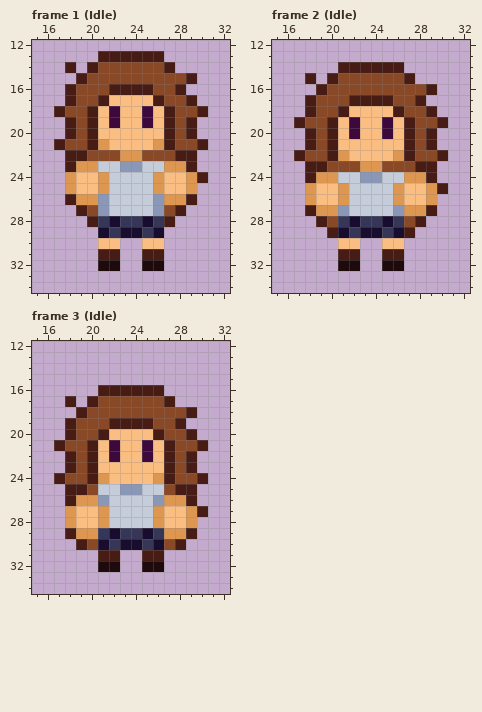
Two versions of one pixel-art file, DetentionProject/Aseprite/Npc's/Maria.aseprite. The picture above was drawn from the file before the commit.
48x48 pixels, 4 frames. Shown: frame 1 (Idle): x 15..32, y 12..34; frame 2 (Idle): x 15..32, y 12..34; frame 3 (Idle): x 15..32, y 12..34. The commit also changed other frames, which this record leaves out.
Now the later version:
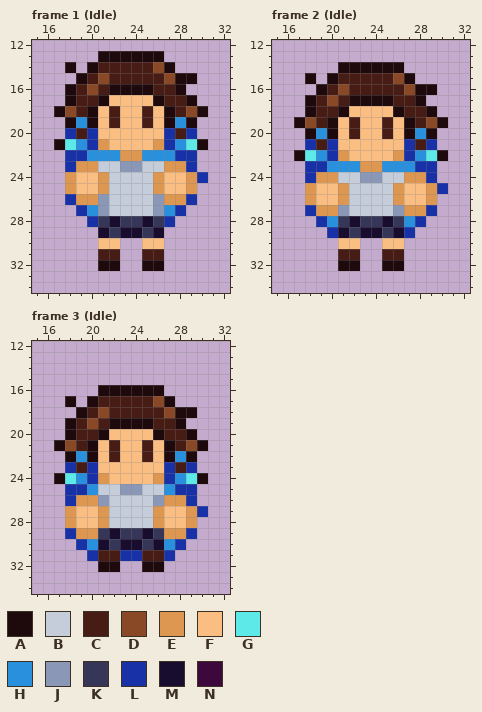
Palette (. is transparent): A #1e090d  B #c5cddb  C #461c14  D #8a4926  E #de9751  F #fbbe82  G #5ee9e9  H #2890dc  J #8b97b6  K #353658  L #1831a7  M #180d2f  N #3d083b
Change:
Frame 1 (Idle), layer "head":
y 13: x 21..26 CCCCCC -> AAAAAA
y 14: x 18 C -> A; x 20..25 CDDDDD -> ACCCCC; x 27 C -> A
y 15: x 19..20 CD -> AC; x 22..26 DDDDD -> CCCCC; x 28..29 DC -> AA
y 16: x 18..19 CD -> AC; x 21..28 DCCCCDDC -> CAAAACCA
y 17: x 18..21 CDDC -> ACCA; x 26..29 CDDC -> ACCA
y 18: x 17 C -> A; x 19..20 DC -> CA; x 22 N -> C; x 25 N -> C; x 27..28 CD -> AC; x 30 C -> A
y 19: x 18..20 CDC -> AHA; x 22 N -> C; x 25 N -> C; x 27..29 CDC -> AHA
y 20: x 18..20 CDC -> LCL; x 27..29 CDC -> LCL
y 21: x 17..20 CDDC -> AGHL; x 27..30 CDDC -> LHGA
y 22: x 18..22 CCDDD -> LLHHH; x 25..29 DDDCC -> HHHLL
y 23: x 18 C -> L; x 29 C -> L
y 24: x 30 C -> L
y 26: x 18 C -> L; x 29 C -> L
y 27: x 19..20 CD -> LH; x 27..28 DC -> HL
y 28: x 20 C -> L; x 27 C -> L
Frame 2 (Idle), layer "head":
y 14: x 21..26 CCCCCC -> AAAAAA
y 15: x 18 C -> A; x 20..25 CDDDDD -> ACCCCC; x 27 C -> A
y 16: x 19..20 CD -> AC; x 22..26 DDDDD -> CCCCC; x 28..29 DC -> AA
y 17: x 18..19 CD -> AC; x 21..28 DCCCCDDC -> CAAAACCA
y 18: x 18..21 CDDC -> ACCA; x 26..29 CDDC -> ACCA
y 19: x 17 C -> A; x 19..20 DC -> CA; x 22 N -> C; x 25 N -> C; x 27..28 CD -> AC; x 30 C -> A
y 20: x 18..20 CDC -> AHA; x 22 N -> C; x 25 N -> C; x 27..29 CDC -> AHA
y 21: x 18..20 CDC -> LCL; x 27..29 CDC -> LCL
y 22: x 17..20 CDDC -> AGHL; x 27..30 CDDC -> LHGA
y 23: x 18..22 CCDDD -> LLHHH; x 25..29 DDDCC -> HHHLL
y 24: x 18 C -> L; x 29 C -> L
y 25: x 30 C -> L
y 27: x 18 C -> L; x 29 C -> L
y 28: x 19..20 CD -> LH; x 27..28 DC -> HL
y 29: x 20 C -> L; x 27 C -> L
Frame 3 (Idle), layer "head":
y 16: x 21..26 CCCCCC -> AAAAAA
y 17: x 18 C -> A; x 20..25 CDDDDD -> ACCCCC; x 27 C -> A
y 18: x 19..20 CD -> AC; x 22..26 DDDDD -> CCCCC; x 28..29 DC -> AA
y 19: x 18..19 CD -> AC; x 21..28 DCCCCDDC -> CAAAACCA
y 20: x 18..21 CDDC -> ACCA; x 26..29 CDDC -> ACCA
y 21: x 17 C -> A; x 19..20 DC -> CA; x 22 N -> C; x 25 N -> C; x 27..28 CD -> AC; x 30 C -> A
y 22: x 18..20 CDC -> AHA; x 22 N -> C; x 25 N -> C; x 27..29 CDC -> AHA
y 23: x 18..20 CDC -> LCL; x 27..29 CDC -> LCL
y 24: x 17..20 CDDC -> AGHL; x 27..30 CDDC -> LHGA
y 25: x 18..20 CCD -> LLH; x 27..29 DCC -> HLL
y 26: x 18 C -> L; x 29 C -> L
y 27: x 30 C -> L
y 29: x 18 C -> L; x 29 C -> L
y 30: x 19..20 CD -> LH; x 27..28 DC -> HL
y 31: x 20 . -> L; x 23..24 .. -> LL; x 27 . -> L
Changed places in both pictures, as pixel boxes (x1, y1, x2, y2):
changed: (54, 51, 208, 227)
changed: (294, 62, 448, 238)
changed: (54, 385, 208, 561)
